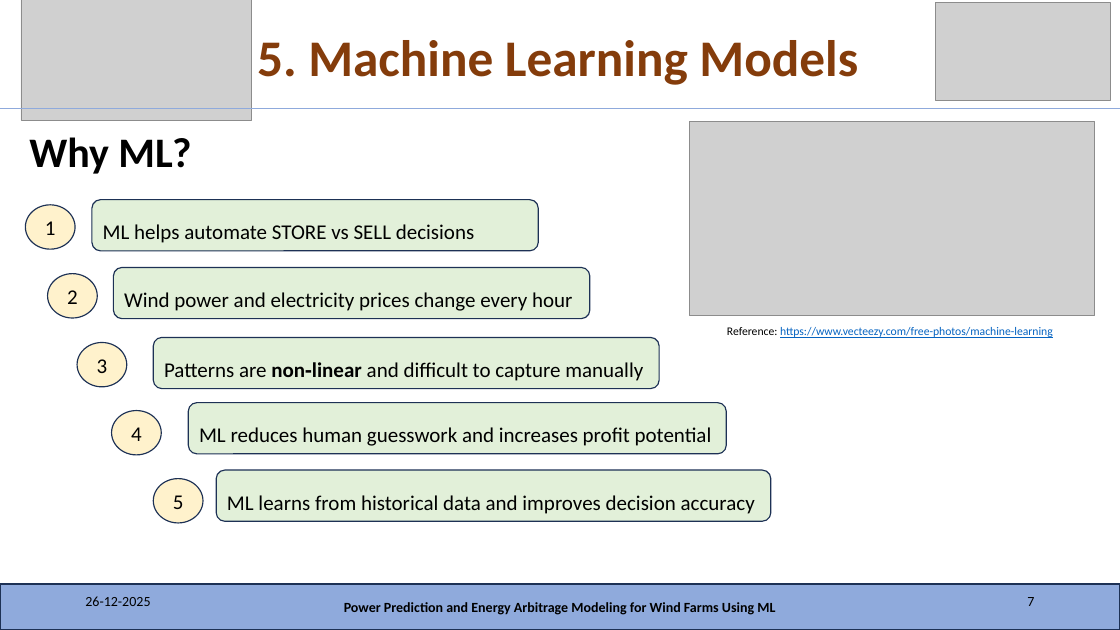
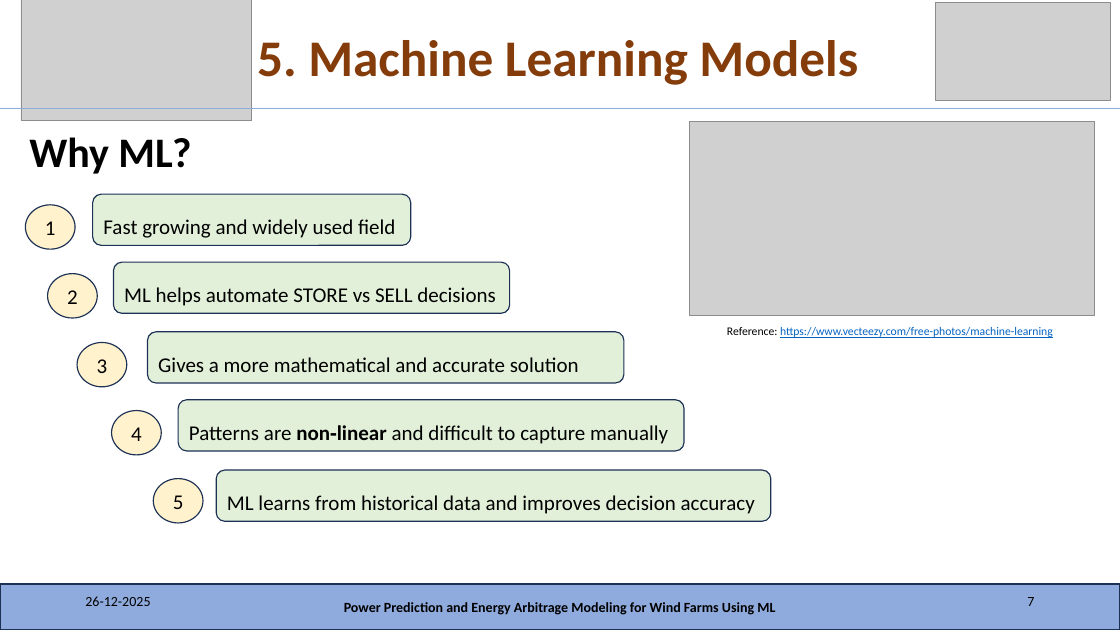
Before and after one commit to MadhaveshG/wind-h2-arbitrage, a slide deck: slide 7 of Presentation/Presentation_06_01_2026.pptx. Drawn at 1120x630 pixels with LibreOffice and Linux fonts; fonts in the diff are those of the drawing; grey boxes stand for pictures. Boxes give left, top, right and bottom in pixels: in the first picture for what was removed or moved away, otherwise in the second. Text is boxed around its words. In the diff, an @@ line names an element or a change of style, - is before the commit and + after.

```diff
--- a/Presentation/Presentation_06_01_2026.pptx
+++ b/Presentation/Presentation_06_01_2026.pptx
@@ rounded rectangle "Fast growing and widely used ...": place and size @@
-rounded rectangle "Fast growing and widely used ..." at (188, 402, 726, 454)
+rounded rectangle "Fast growing and widely used ..." at (92, 194, 411, 245)
@@ text in rounded rectangle at (103, 219, 395, 238): text changed @@
-ML reduces human guesswork and increases profit potential
+Fast growing and widely used field
@@ rounded rectangle "ML helps automate STORE vs ...": place and size @@
-rounded rectangle "ML helps automate STORE vs ..." at (92, 200, 538, 251)
+rounded rectangle "ML helps automate STORE vs ..." at (113, 262, 510, 313)
@@ rounded rectangle "Gives a more mathematical and ...": place and size @@
-rounded rectangle "Gives a more mathematical and ..." at (113, 267, 590, 318)
+rounded rectangle "Gives a more mathematical and ..." at (148, 332, 624, 383)
@@ text in rounded rectangle at (158, 357, 579, 372): text changed @@
-Wind power and electricity prices change every hour
+Gives a more mathematical and accurate solution
@@ rounded rectangle "Patterns are non‑linear and difficult ...": place and size @@
-rounded rectangle "Patterns are non‑linear and difficult ..." at (153, 338, 659, 389)
+rounded rectangle "Patterns are non‑linear and difficult ..." at (178, 400, 684, 451)
```
Also in this commit, not shown: 6 other slides changed, 7 slides added, 1 other file.
